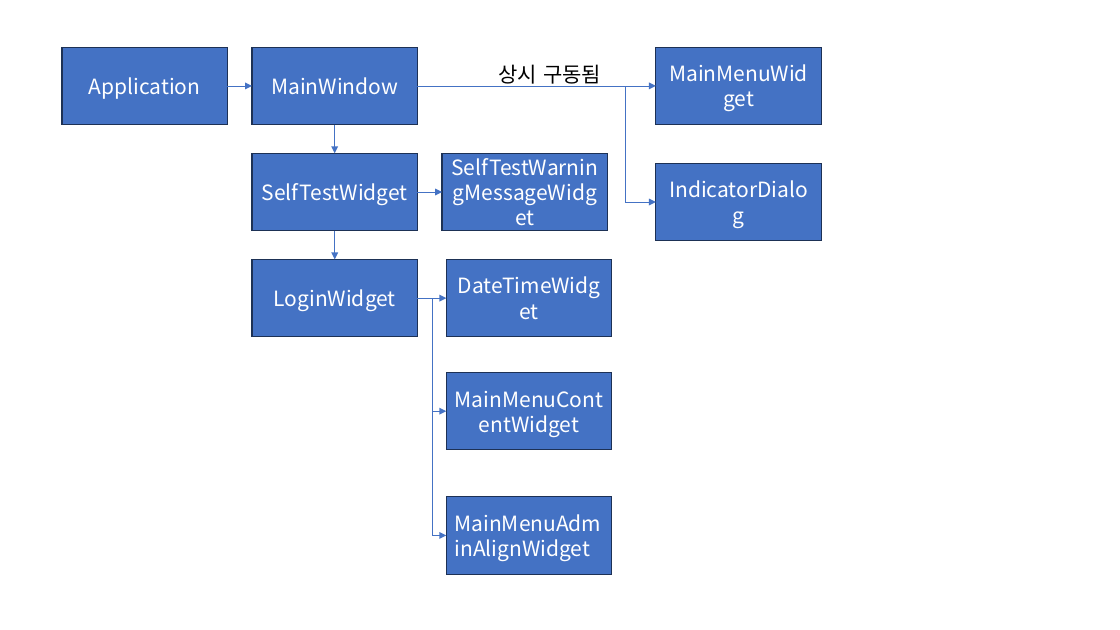
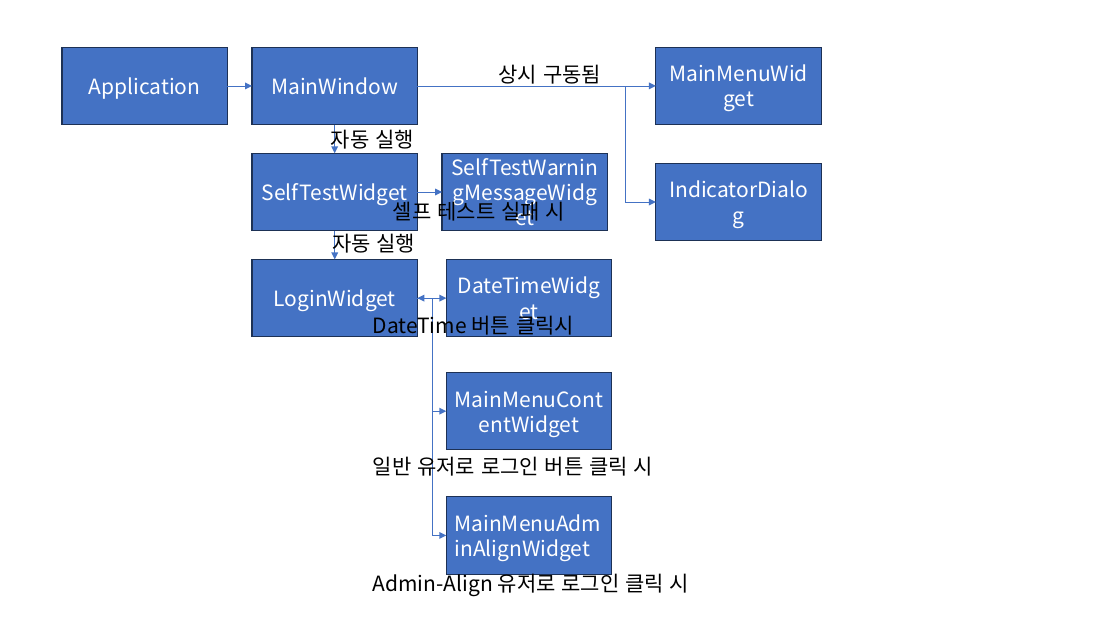
Before and after one commit to wruwami/TPCAM-M30, a slide deck: slide 2 of doc/TPCAM-M30 클래스 흐름도.pptx. Drawn at 1120x630 pixels with LibreOffice and Linux fonts; fonts in the diff are those of the drawing. Boxes give left, top, right and bottom in pixels: in the first picture for what was removed or moved away, otherwise in the second. Text is boxed around its words. In the diff, an @@ line names an element or a change of style, - is before the commit and + after.

```diff
--- a/doc/TPCAM-M30 클래스 흐름도.pptx
+++ b/doc/TPCAM-M30 클래스 흐름도.pptx
@@ text added at (331, 126, 414, 152), 18 pt, text #000000 @@
+자동 실행
@@ text added at (393, 198, 565, 224), 18 pt, text #000000 @@
+셀프 테스트 실패 시
@@ text added at (332, 230, 416, 256), 18 pt, text #000000 @@
+자동 실행
@@ arrow (418, 298) - (446, 298): arrow to double arrow @@
@@ text added at (373, 312, 574, 338), 18 pt, text #000000 @@
+DateTime 버튼 클릭시
@@ text added at (373, 453, 653, 479), 18 pt, text #000000 @@
+일반 유저로 로그인 버튼 클릭 시
@@ text added at (373, 570, 689, 596), 18 pt, text #000000 @@
+Admin-Align 유저로 로그인 클릭 시
```
Also in this commit, not shown: 6 other slides changed.
